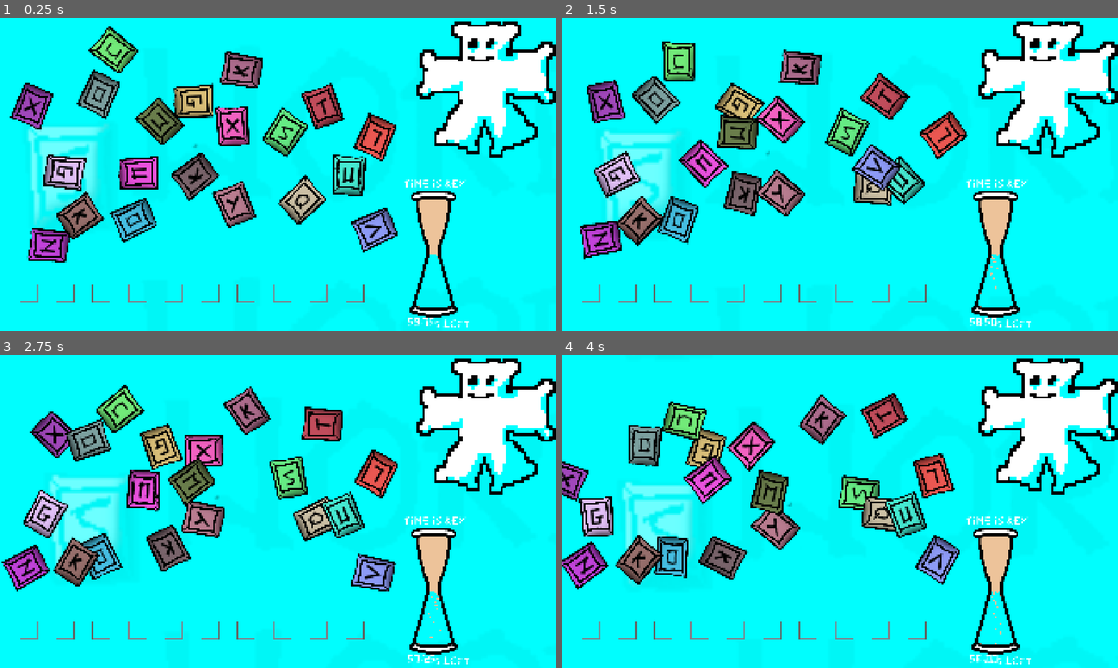
Above: before the commit, frames 1-4 (two rows, left to right).
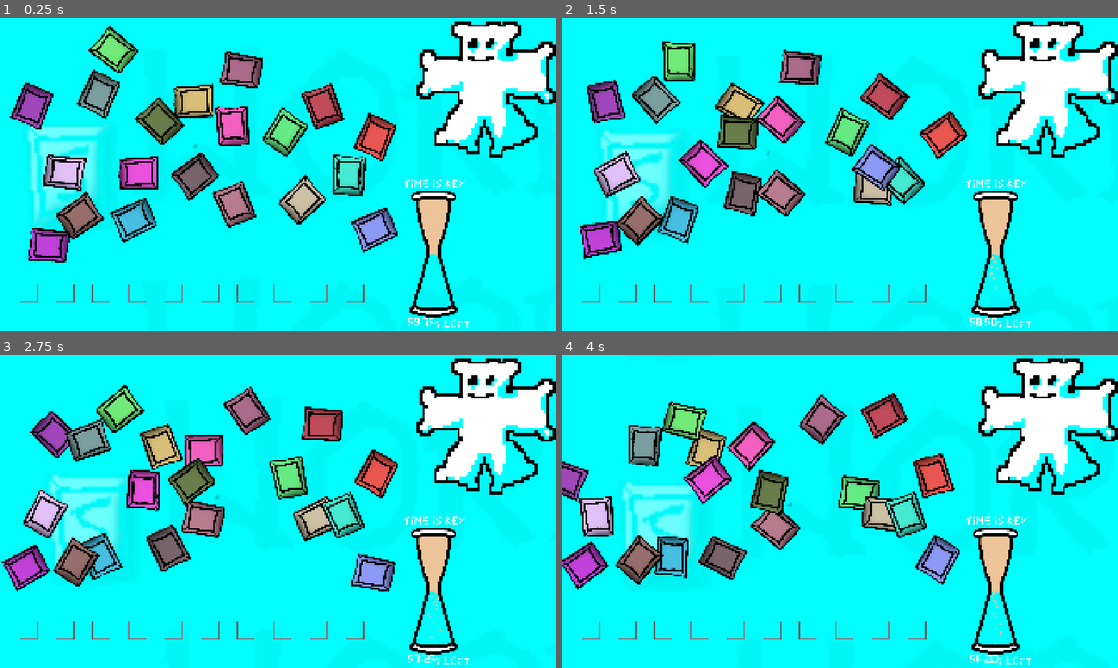
Above: after the commit, the same moments.

Repository: perlindgren/s_word
Game: Godot game, scene res://scenes/main.tscn
Two runs of this game, one before a commit and one after it. Both use one fixed random seed, a clock stepped at 60 frames per second and the inputs below.
Inputs (mouse positions are in pixels of both pictures, inside the frame that each line leads up to):
- Up to frame 1 (0.25 s): no input
- Up to frame 2 (1.5 s): drag from (845, 130) to (762, 21) at 0.52 s; drag from (934, 240) to (762, 21) at 1.27 s
- Up to frame 3 (2.75 s): move the mouse to (311, 527) at 2.02 s; click (311, 527) at 2.17 s
- Up to frame 4 (4 s): drag from (728, 549) to (962, 477) at 2.77 s; drag from (623, 430) to (562, 477) at 3.52 s

The runs differ from the first frame. In frame 1, 1.2% of the frame differs, in the area x 4-69%, y 8-75%; in frame 2, 1.2%; in frame 3, 1.2%, in the area x 3-70%, y 14-72%; in frame 4, 1.2%.

Commit message:
it flippin works

Diff:
--- a/scenes/brick.tscn
+++ b/scenes/brick.tscn
@@ -10,7 +10,7 @@
 [node name="Brick" type="Area2D" unique_id=273881986 groups=["bricks_and_borders"]]
 script = ExtResource("1_0w5h4")
 
-[node name="Sprite2D" type="Sprite2D" parent="." unique_id=2009699247]
+[node name="Sprite" type="Sprite2D" parent="." unique_id=2009699247]
 scale = Vector2(0.75, 0.75)
 texture = ExtResource("3_7mekc")
 
--- a/scripts/brick.gd
+++ b/scripts/brick.gd
@@ -56,10 +56,10 @@
 				z_index = 10
 			MOUSE_BUTTON_RIGHT:
 				print("flip")
-				var sprite = get_child(0)
+				var label = get_node("Label")
 				var tween = create_tween()
 				await tween.tween_property(self, "scale", Vector2(0.0, -1.0), 0.25).finished
-				sprite.visible = not get_child(0).visible
+				label.visible = not label.visible
 				tween = create_tween()
 				tween.tween_property(self, "scale", Vector2.ONE, 0.25)
 
--- a/scripts/main.gd
+++ b/scripts/main.gd
@@ -46,6 +46,7 @@
 		brick_instance.rotation = randf() * TAU
 		brick_instance.old_rotation = brick_instance.rotation
 		brick_instance.get_node("Label").text = String.chr(65 + randi() % n_char)
+		brick_instance.get_node("Label").visible = false # start folded
 		brick_instance.move_speed = Vector2(rng.randf_range(-brick_speed, brick_speed), rng.randf_range(-brick_speed, brick_speed))
 		brick_instance.rotation_speed = rng.randf_range(-brick_rotation_speed, brick_rotation_speed)
 		brick_instance.z_index = i
